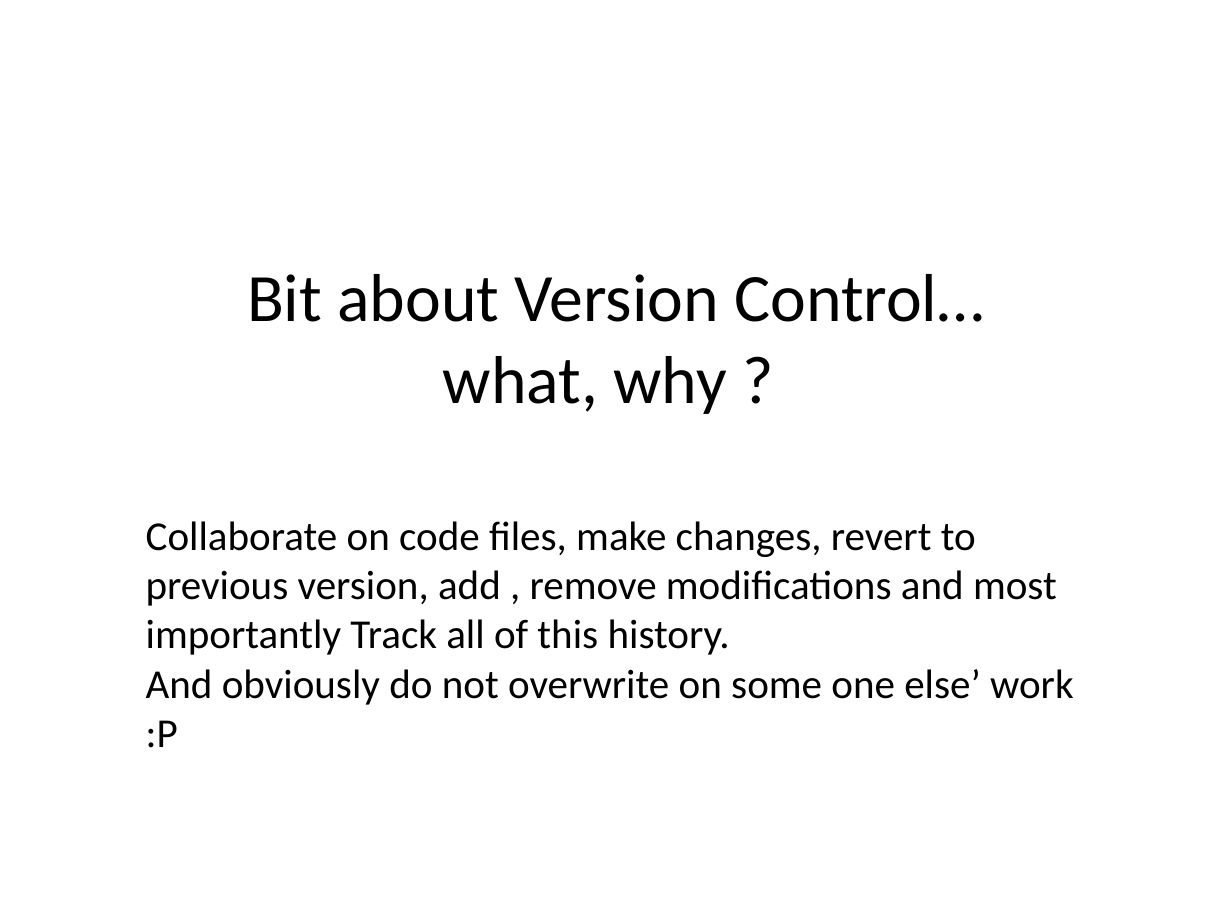
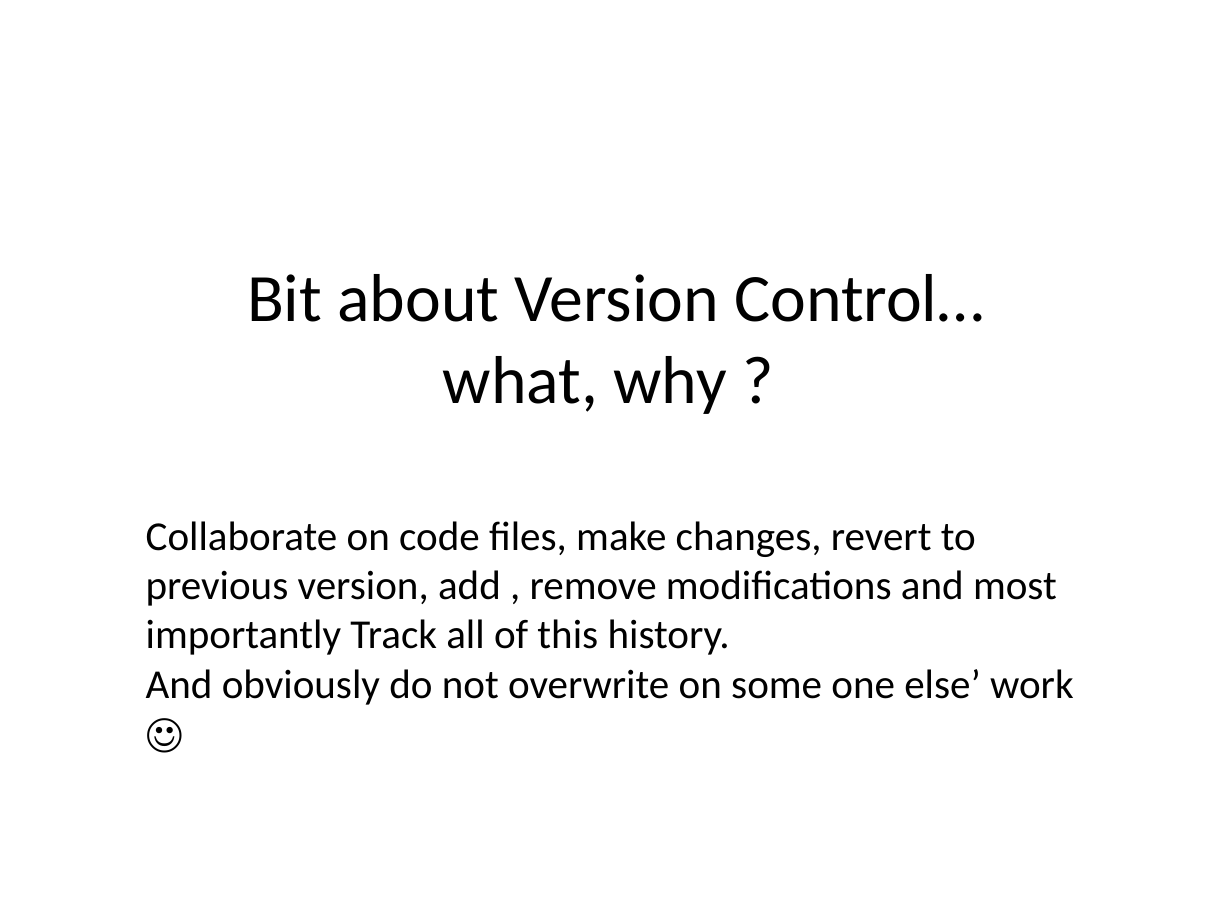
Before and after one commit to agentzz9/GITBasics, a slide deck: slide 2 of GIT version control.pptx. Drawn at 1232x924 pixels with LibreOffice and Linux fonts; fonts in the diff are those of the drawing. Boxes give left, top, right and bottom in pixels: in the first picture for what was removed or moved away, otherwise in the second. Text is boxed around its words. In the diff, an @@ line names an element or a change of style, - is before the commit and + after.

Commit message:
added change

```diff
--- a/GIT version control.pptx
+++ b/GIT version control.pptx
@@ text at <box>146,521,1074,705</box>: text changed @@
-Collaborate on code files, make changes, revert to previous version, add , remove modifications and most importantly Track all of this history.
-And obviously do not overwrite on some one else’ work :P
+Collaborate on code files, make changes, revert to previous version, add , remove modifications and most importantly Track all of this history.
+And obviously do not overwrite on some one else’ work ☺
```
